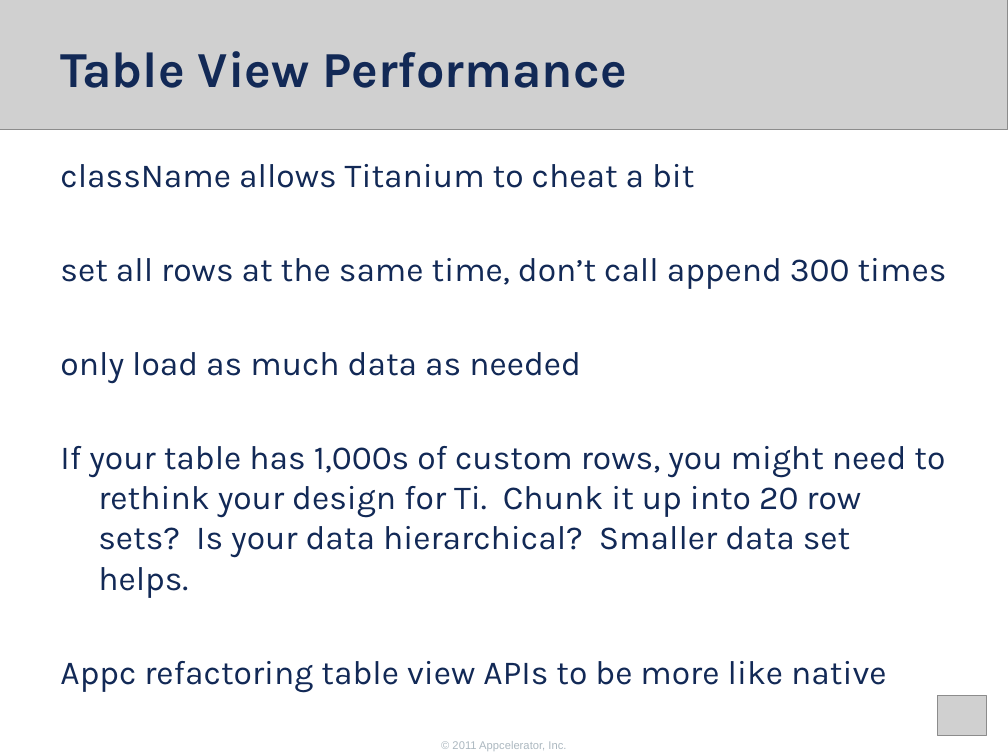
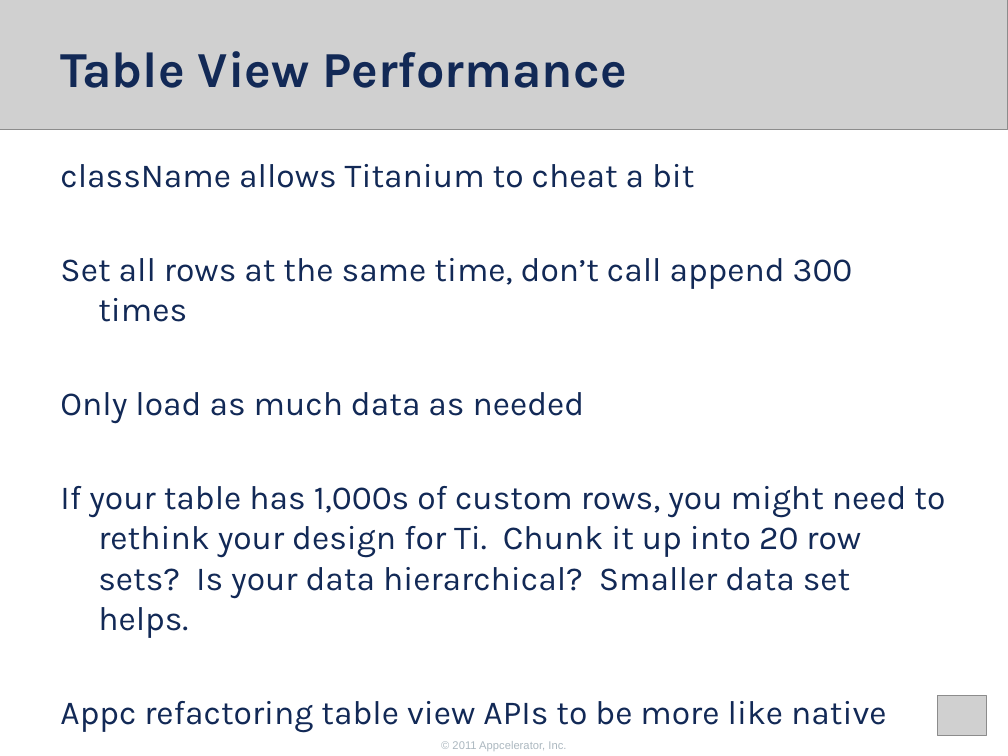
Before and after one commit to appcelerator-forks/appcelerator-training.tcmd_certification, a slide deck: slide 11 of 300.pptx. Drawn at 1008x756 pixels with LibreOffice and Linux fonts; fonts in the diff are those of the drawing; grey boxes stand for pictures; background and template pictures are left out. Boxes give left, top, right and bottom in pixels: in the first picture for what was removed or moved away, otherwise in the second. Text is boxed around its words. In the diff, an @@ line names an element or a change of style, - is before the commit and + after.

```diff
--- a/300.pptx
+++ b/300.pptx
@@ text at <box>60,258,853,424</box>: text changed @@
-set all rows at the same time, don’t call append 300 times
-only load as much data as needed
+Set all rows at the same time, don’t call append 300 times
+Only load as much data as needed
```
Also in this commit, not shown: 2 other slides changed, 3 other files.
